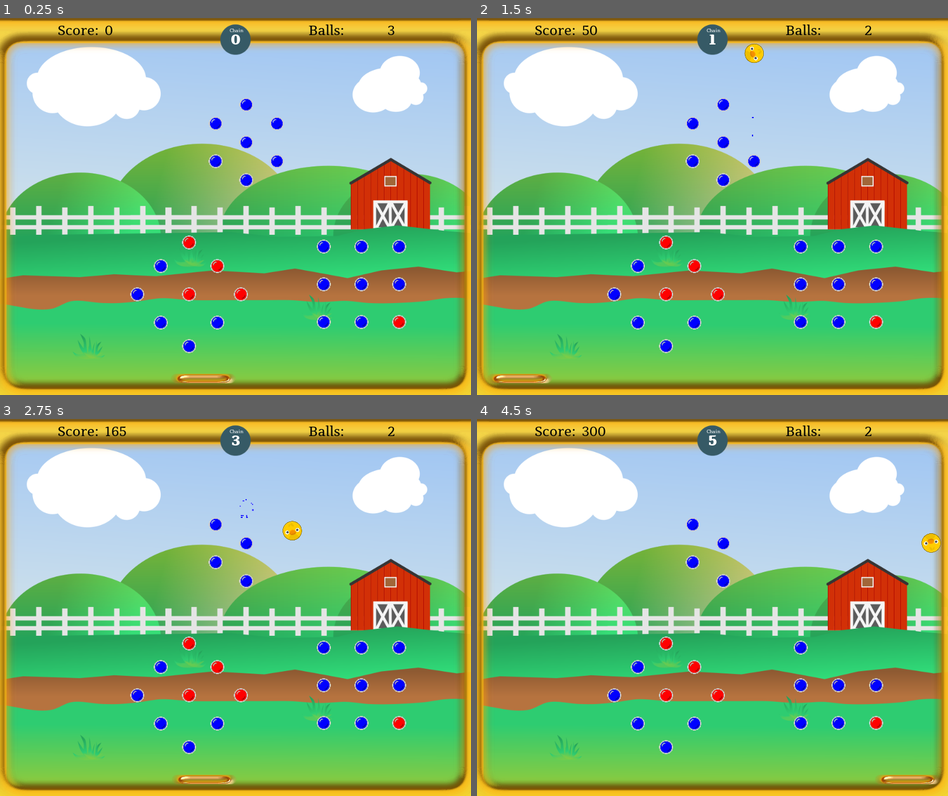
Above: before the commit, frames 1-4 (two rows, left to right).
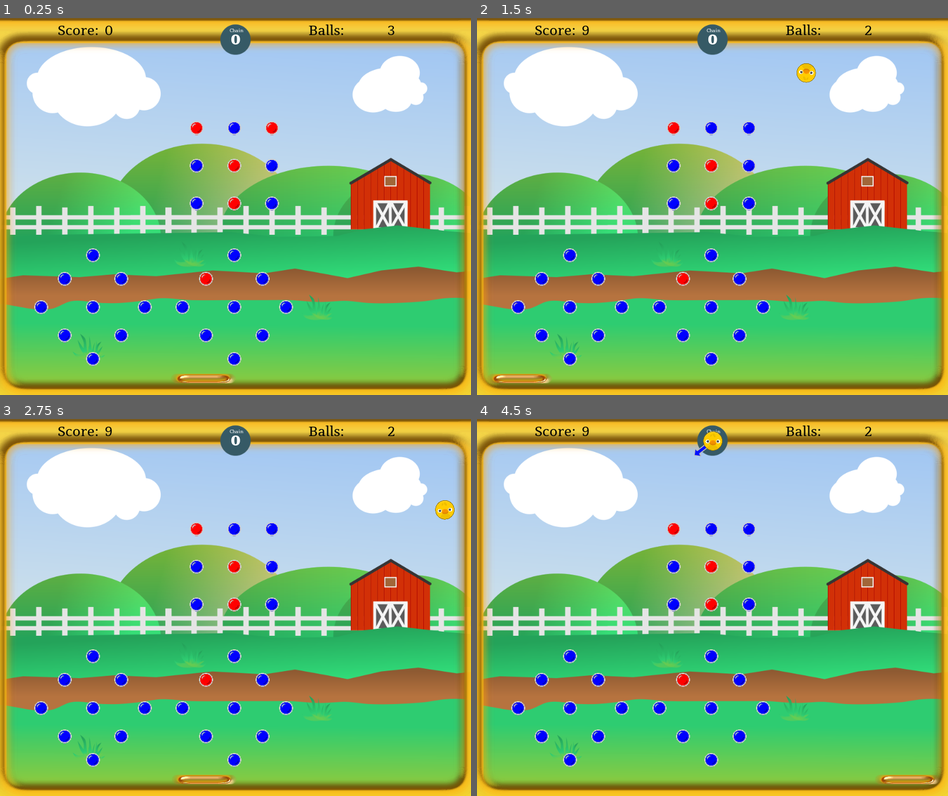
Above: after the commit, the same moments.

Repository: doctor-g/GGJ21
Game: Godot game, scene res://src/Level.tscn
The game is run twice, just before and just after one commit, with the same random seed, the same clock (stepped at 60 frames per second) and the same inputs. Sound files missing from this copy of the repository are replaced by a short silence.
Inputs (mouse positions are in pixels of both pictures, inside the frame that each line leads up to):
- Up to frame 1 (0.25 s): no input
- Up to frame 2 (1.5 s): move the mouse to (816, 187) at 0.52 s; click (816, 187) at 0.67 s; move the mouse to (618, 225) at 1.27 s; click (618, 225) at 1.42 s
- Up to frame 3 (2.75 s): move the mouse to (282, 524) at 2.02 s; click (282, 524) at 2.17 s
- Up to frame 4 (4.5 s): move the mouse to (688, 682) at 2.77 s; click (688, 682) at 2.92 s; move the mouse to (853, 664) at 3.52 s; click (853, 664) at 3.67 s; move the mouse to (571, 550) at 4.27 s; click (571, 550) at 4.42 s

The runs differ from the first frame. In frame 1, 4.5% of the frame differs, in the area x 7-87%, y 21-93%; in frame 2, 4.8%, in the area x 7-87%, y 1-93%; in frame 3, 4.8%; in frame 4, 4.6%.

Commit message:
Divide screen into segments then spawn pegs in segments

Diff:
--- a/project/src/PegGenerator.gd
+++ b/project/src/PegGenerator.gd
@@ -5,11 +5,11 @@
 const _Peg := preload("res://src/Peg.tscn")
 
 export var max_patterns := 3
-export var min_distance_between_patterns := 300
 export var upgraded_pegs := 5
 export var max_peg_health := 2
 
-var _pattern_positions := []
+var positions := []
+
 var _peg_patterns  := [
 	preload("res://src/PegPatterns/Circle.tscn"),
 	preload("res://src/PegPatterns/Square.tscn"),
@@ -17,37 +17,25 @@
 	preload("res://src/PegPatterns/HollowSquare.tscn"),
 	preload("res://src/PegPatterns/HollowCircle.tscn")
 ]
-var _spawn_area_offset := Vector2.ZERO
-var _spawn_area_bounds := Vector2.ZERO
 
 
 func _ready():
 	randomize()
-# warning-ignore:narrowing_conversion
-	var _spawn_area : Vector2 = $SpawnArea/CollisionShape2D.shape.extents*2
-	_spawn_area_offset = (get_viewport_rect().size-_spawn_area)/2
-	_spawn_area_bounds = _spawn_area+_spawn_area_offset
-	print(_spawn_area_bounds)
 	_generate_pegs()
 
 
 func _generate_pegs():
 	for _i in range(0,max_patterns):
-		var found_position := false
-		var pos:Vector2
-		while not found_position:
-			var pos_x := rand_range(_spawn_area_offset.x, _spawn_area_bounds.x)
-			var pos_y := rand_range(_spawn_area_offset.y, _spawn_area_bounds.y)
-			pos = Vector2(pos_x, pos_y)
-			if not _is_within_min_distance_of_another_pattern(pos):
-				found_position = true
-
-		_pattern_positions.append(pos)
-
 		var pattern_index = randi()%_peg_patterns.size()
 		var Pattern = _peg_patterns[pattern_index]
 		var pattern:Node2D = Pattern.instance()
-		pattern.position = pos
+		var pos_not_found := true
+		while pos_not_found:
+			var pos:Vector2 = $Positions.get_child(randi()%$Positions.get_child_count()).get_global_transform().origin
+			if not positions.has(pos):
+				pattern.position = pos
+				positions.append(pos)
+				pos_not_found = false
 		add_child(pattern)
 		for p in pattern.get_children():
 			var peg = _Peg.instance()
@@ -63,11 +51,3 @@
 			remaining_to_upgrade -= 1
 
 	emit_signal("pegs_ready")
-
-
-func _is_within_min_distance_of_another_pattern(p:Vector2)->bool:
-	for pattern in _pattern_positions:
-		var distance_between_patterns := p.distance_to(pattern)
-		if distance_between_patterns < min_distance_between_patterns:
-			return true
-	return false
--- a/project/src/PegGenerator.tscn
+++ b/project/src/PegGenerator.tscn
@@ -1,22 +1,29 @@
-[gd_scene load_steps=3 format=2]
+[gd_scene load_steps=2 format=2]
 
 [ext_resource path="res://src/PegGenerator.gd" type="Script" id=1]
-
-[sub_resource type="RectangleShape2D" id=1]
-extents = Vector2( 300, 200 )
 
 [node name="PegGenerator" type="Node2D"]
 position = Vector2( 1.18921, 0 )
 script = ExtResource( 1 )
 
-[node name="SpawnArea" type="Area2D" parent="."]
-__meta__ = {
-"_edit_group_": true,
-"_edit_lock_": true
-}
+[node name="Pegs" type="Node2D" parent="."]
 
-[node name="CollisionShape2D" type="CollisionShape2D" parent="SpawnArea"]
-position = Vector2( 500, 400 )
-shape = SubResource( 1 )
+[node name="Positions" type="Node2D" parent="."]
 
-[node name="Pegs" type="Node2D" parent="."]
+[node name="Position2D" type="Position2D" parent="Positions"]
+position = Vector2( 200, 300 )
+
+[node name="Position2D2" type="Position2D" parent="Positions"]
+position = Vector2( 500, 300 )
+
+[node name="Position2D3" type="Position2D" parent="Positions"]
+position = Vector2( 800, 300 )
+
+[node name="Position2D4" type="Position2D" parent="Positions"]
+position = Vector2( 200, 600 )
+
+[node name="Position2D5" type="Position2D" parent="Positions"]
+position = Vector2( 500, 600 )
+
+[node name="Position2D6" type="Position2D" parent="Positions"]
+position = Vector2( 800, 600 )
--- a/project/src/PegPatterns/Circle.tscn
+++ b/project/src/PegPatterns/Circle.tscn
@@ -1,7 +1,6 @@
 [gd_scene format=2]
 
 [node name="CirclePattern" type="Node2D"]
-position = Vector2( 0, 1 )
 
 [node name="Position2D" type="Position2D" parent="."]
 position = Vector2( 0, -80 )
